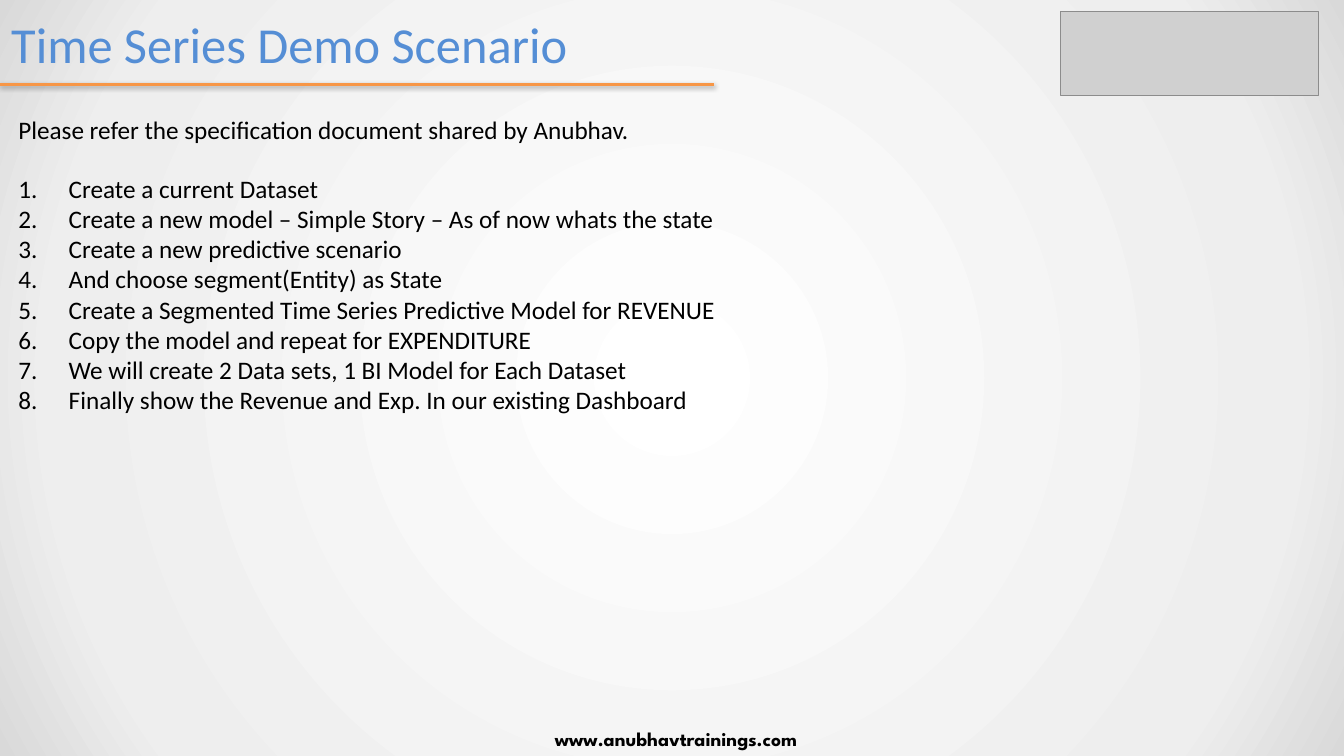
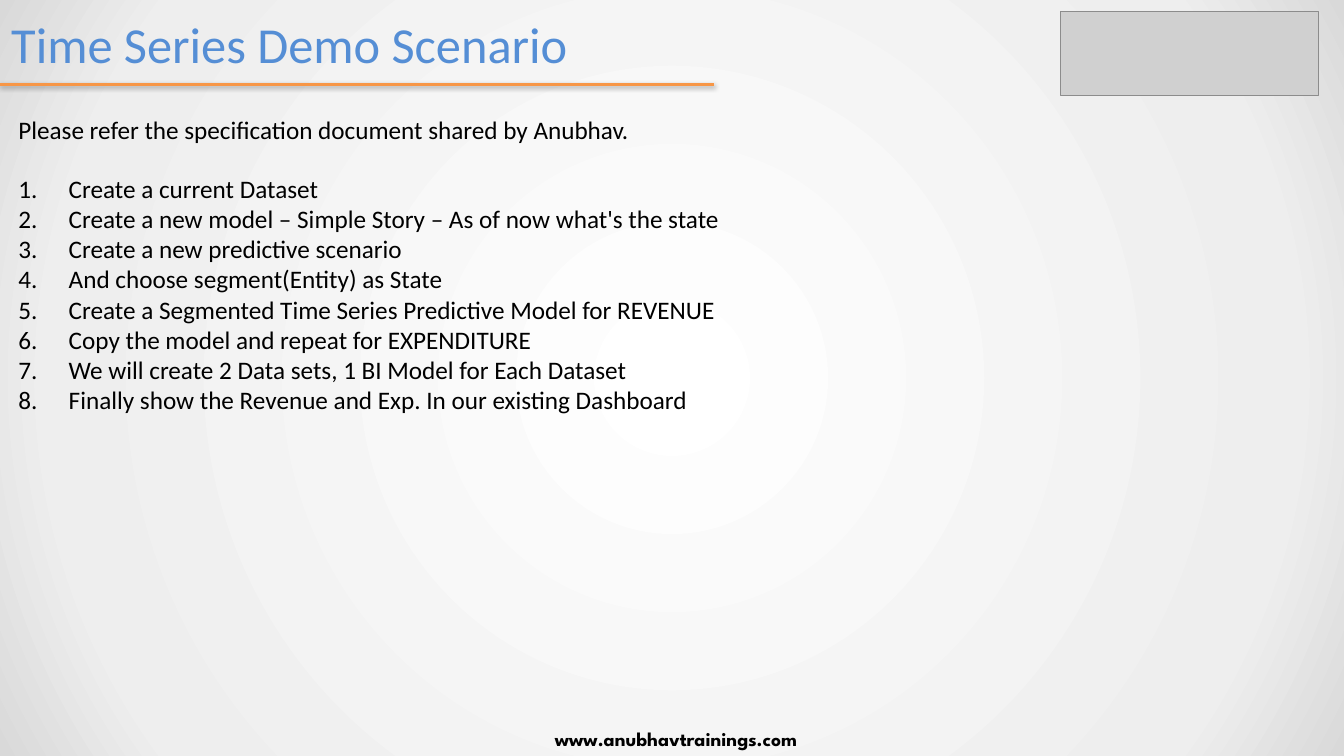
Before and after one commit to soyuztechnologies/SAC_SaamaTechnologies, a slide deck: slide 7 of day 9/SAC_Training Day 9.pptx (slide 5 before the commit). Drawn at 1344x756 pixels with LibreOffice and Linux fonts; fonts in the diff are those of the drawing; grey boxes stand for pictures. Boxes give left, top, right and bottom in pixels: in the first picture for what was removed or moved away, otherwise in the second. Text is boxed around its words. In the diff, an @@ line names an element or a change of style, - is before the commit and + after.

```diff
--- a/day 9/SAC_Training Day 9.pptx
+++ b/day 9/SAC_Training Day 9.pptx
@@ text at (69,210,718,232): text changed @@
-2. Create a new model – Simple Story – As of now whats the state
+2. Create a new model – Simple Story – As of now what's the state
```
Also in this commit, not shown: 5 other slides changed, 3 slides added, 4 other files.
